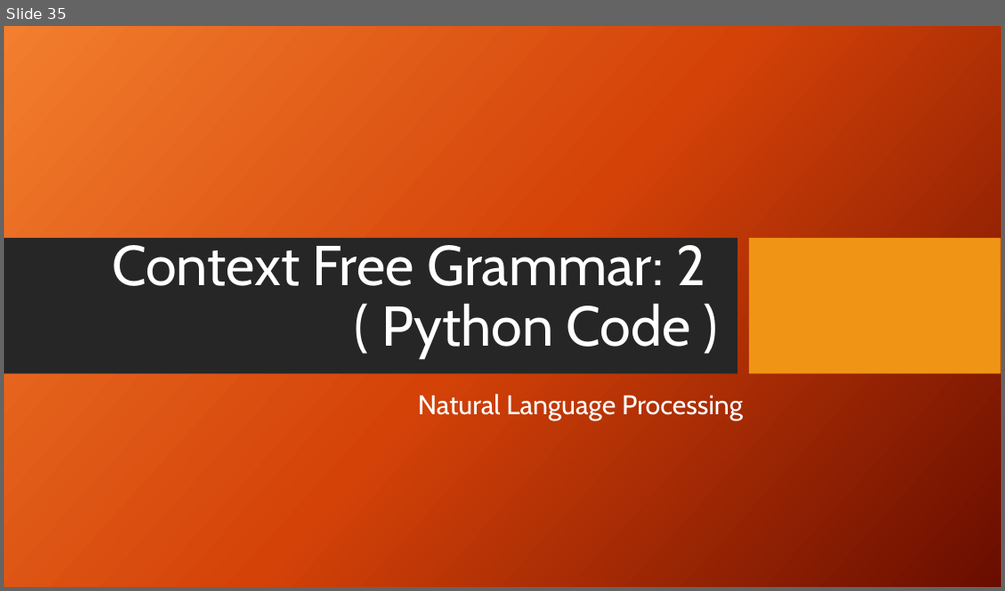
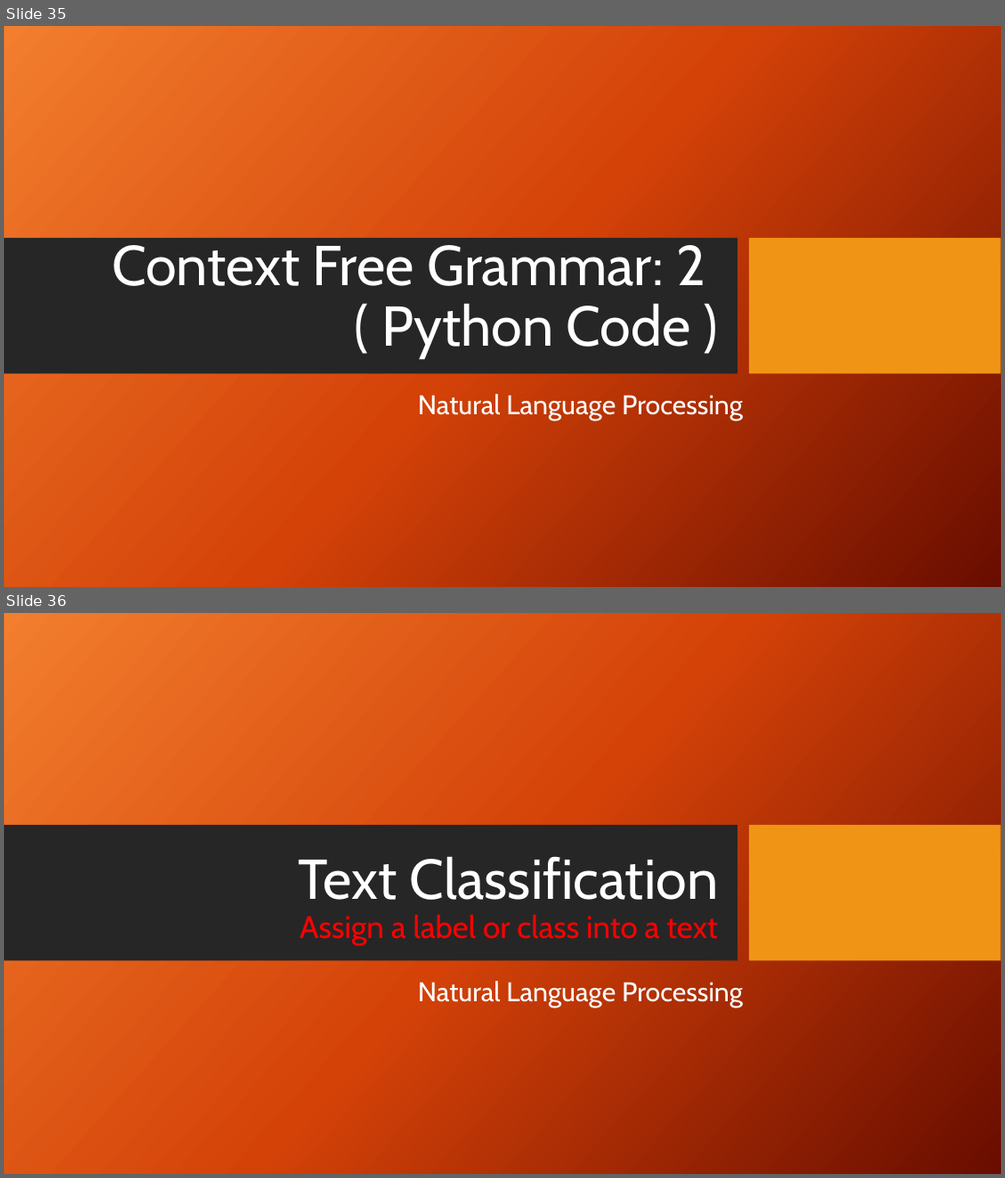
Before and after one commit to FaisalAhmedBijoy/Natural-Language-Processing-with-Python, a slide deck: docs/NLP_bangla_tutorial.pptx. Shown one above the other, each under a label of ours: slide 35 before the commit, slides 35 and 36 after it. The pictures are 1005x591 and 1005x1178 pixels, drawn with LibreOffice and Linux fonts; fonts in the diff are those of the drawing; background and template pictures are left out. Boxes give left, top, right and bottom in pixels: in the first picture for what was removed or moved away, otherwise in the second. Text is boxed around its words. In the diff, an @@ line names an element or a change of style, - is before the commit and + after.

```diff
--- a/docs/NLP_bangla_tutorial.pptx
+++ b/docs/NLP_bangla_tutorial.pptx
@@ slide 36 added at bbox=[4, 613, 1001, 1174], background picture (left out); not listed: 2 template elements that a slide beside it also shows @@
@@ title added at bbox=[298, 856, 718, 946], 30 pt, text #FF0000 @@
+Text Classification
+Assign a label or class into a text
@@ subtitle added at bbox=[418, 981, 743, 1007], 26 pt, text #FFFFFF @@
+Natural Language Processing
```
Also in this commit, not shown: 6 other slides added.
